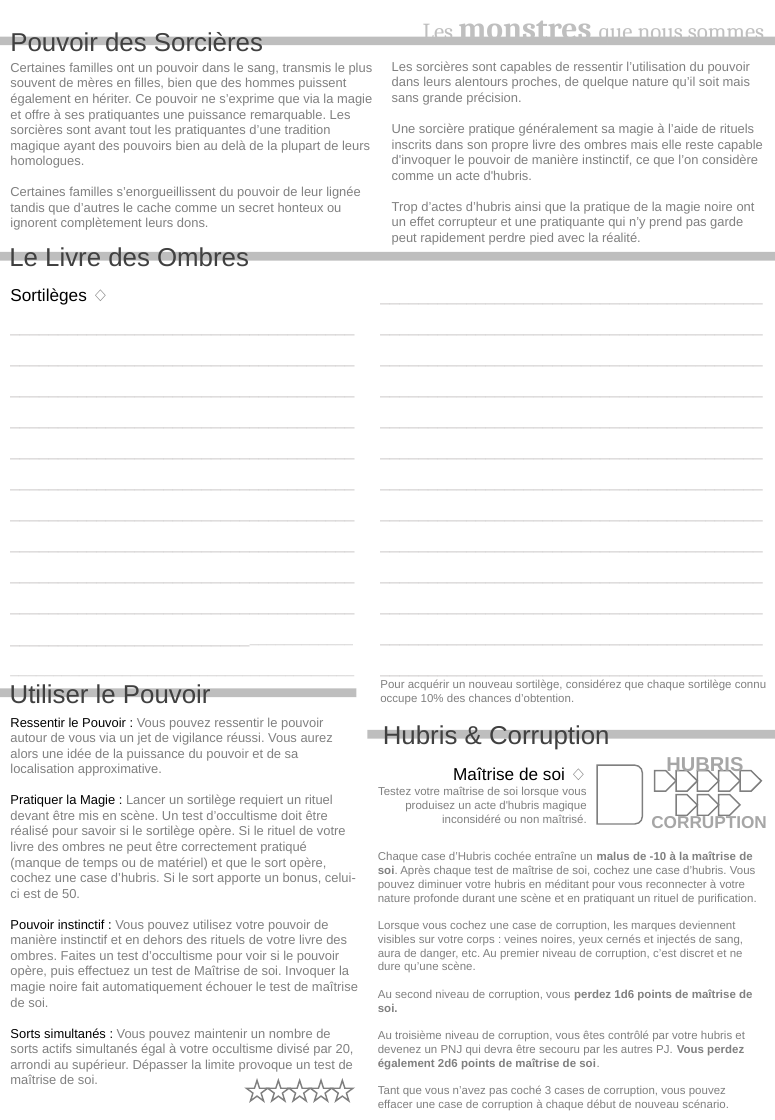
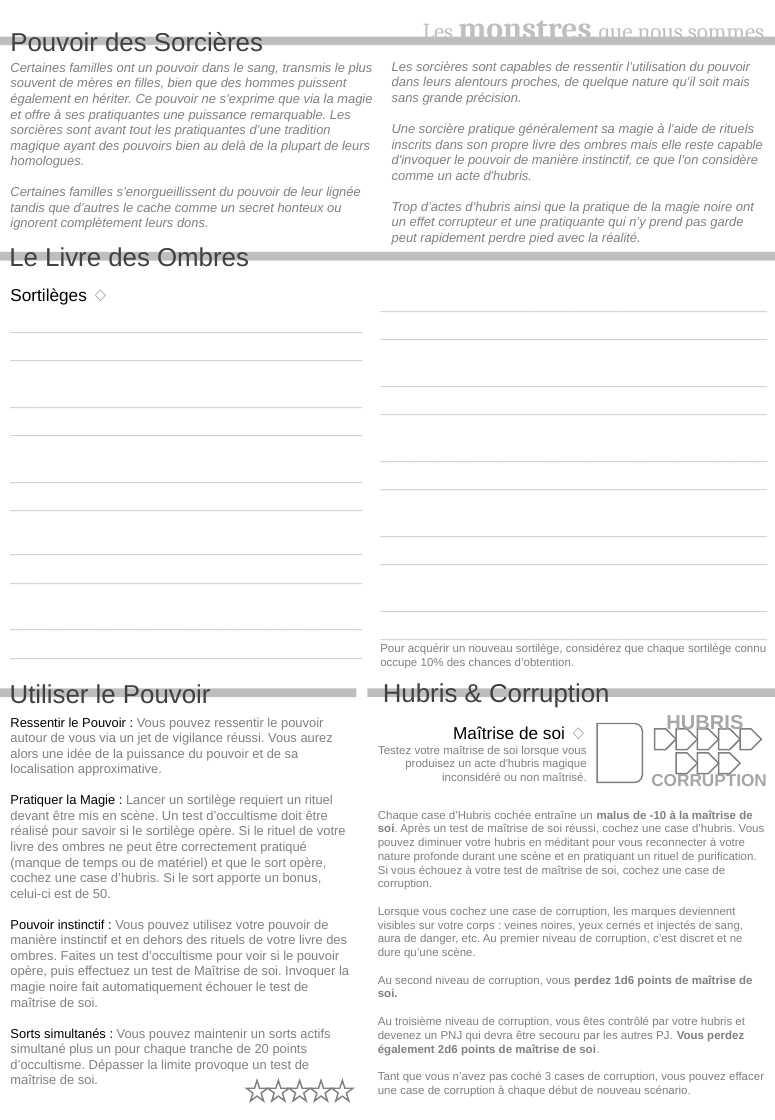
Before and after one commit to Onirim/Les-monstres-que-nous-sommes, a slide deck: slide 4 of Fiches de personnage.pptx. Drawn at 775x1120 pixels with LibreOffice and Linux fonts; fonts in the diff are those of the drawing. Boxes give left, top, right and bottom in pixels: in the first picture for what was removed or moved away, otherwise in the second. Text is boxed around its words. In the diff, an @@ line names an element or a change of style, - is before the commit and + after.

```diff
--- a/Fiches de personnage.pptx
+++ b/Fiches de personnage.pptx
@@ text "Certaines familles ont un pouvoir ..." at <box>10,62,373,230</box>: italic on @@
@@ text "Les sorcières sont capables de ..." at <box>392,61,763,245</box>: italic on @@
@@ text at <box>10,288,86,305</box>: text changed; size 12 to 11 pt @@
-_____________________________________________________________________________________________________________________________________________________________________________________________________________________________________________________________________________________________________________________________________________________________________________________________________________________________________________________
+________________________________________________________________________________
+________________________________________________________________________________
+________________________________________________________________________________
+________________________________________________________________________________
+________________________________________________________________________________
@@ text at <box>380,643,766,668</box>: text changed; size 12 to 11 pt @@
-________________________________________________________________________________________________________________________________________________________________________________________________________________________________________________________________________________________________________________________________________________________________________________________________________________________________________________________________________________________________________________________________________
+________________________________________________________________________________________
+________________________________________________________________________________________
+________________________________________________________________________________________
+________________________________________________________________________________________
+________________________________________________________________________________________
@@ text "____________________________________________________________ ...": place and size @@
-text "____________________________________________________________ ..." at <box>380,680,766,704</box>
+text "____________________________________________________________ ..." at <box>380,643,766,668</box>
@@ 4 texts, 2 pentagon arrows, 1 line, 1 round same rect: place and size @@
-4 texts, 2 pentagon arrows, 1 line, 1 round same rect at <box>368,725,775,828</box>
+4 texts, 2 pentagon arrows, 1 line, 1 round same rect at <box>368,683,775,786</box>
@@ 3 pentagon arrows: place and size @@
-3 pentagon arrows at <box>676,795,741,815</box>
+3 pentagon arrows at <box>676,728,741,749</box>
@@ 3 pentagon arrows: place and size @@
-3 pentagon arrows at <box>676,770,741,790</box>
+3 pentagon arrows at <box>676,752,741,773</box>
@@ text "Chaque case d’Hubris cochée entraîne ...": place and size @@
-text "Chaque case d’Hubris cochée entraîne ..." at <box>378,851,757,1111</box>
+text "Chaque case d’Hubris cochée entraîne ..." at <box>378,810,765,1097</box>
@@ text at <box>378,810,765,889</box>: text changed @@
-Chaque case d’Hubris cochée entraîne un malus de -10 à la maîtrise de soi. Après chaque test de maîtrise de soi, cochez une case d’hubris. Vous pouvez diminuer votre hubris en méditant pour vous reconnecter à votre nature profonde durant une scène et en pratiquant un rituel de purification.
+Chaque case d’Hubris cochée entraîne un malus de -10 à la maîtrise de soi. Après un test de maîtrise de soi réussi, cochez une case d’hubris. Vous pouvez diminuer votre hubris en méditant pour vous reconnecter à votre nature profonde durant une scène et en pratiquant un rituel de purification. Si vous échouez à votre test de maîtrise de soi, cochez une case de corruption.
@@ text at <box>10,1028,330,1084</box>: text changed @@
-Sorts simultanés : Vous pouvez maintenir un nombre de sorts actifs simultanés égal à votre occultisme divisé par 20, arrondi au supérieur. Dépasser la limite provoque un test de maîtrise de soi.
+Sorts simultanés : Vous pouvez maintenir un sorts actifs simultané plus un pour chaque tranche de 20 points d’occultisme. Dépasser la limite provoque un test de maîtrise de soi.
```
Also in this commit, not shown: 4 other slides changed, 10 other files.
